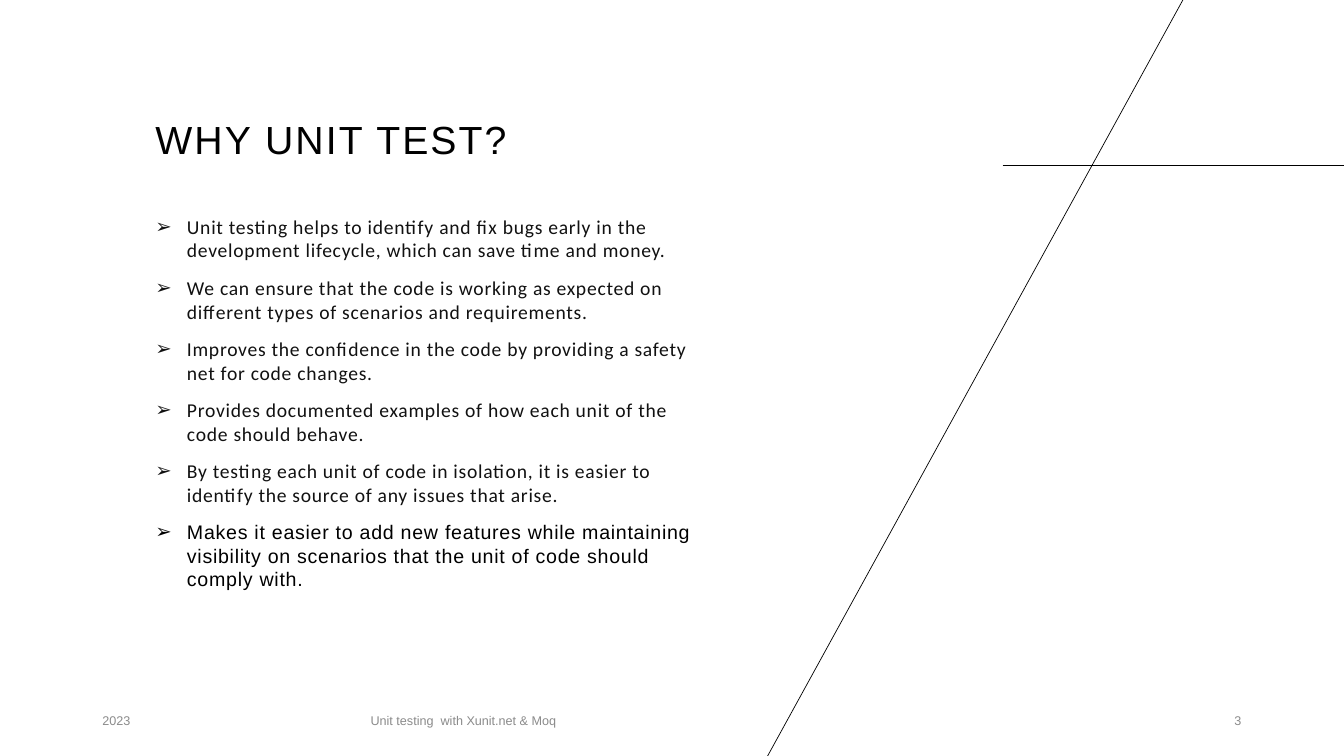
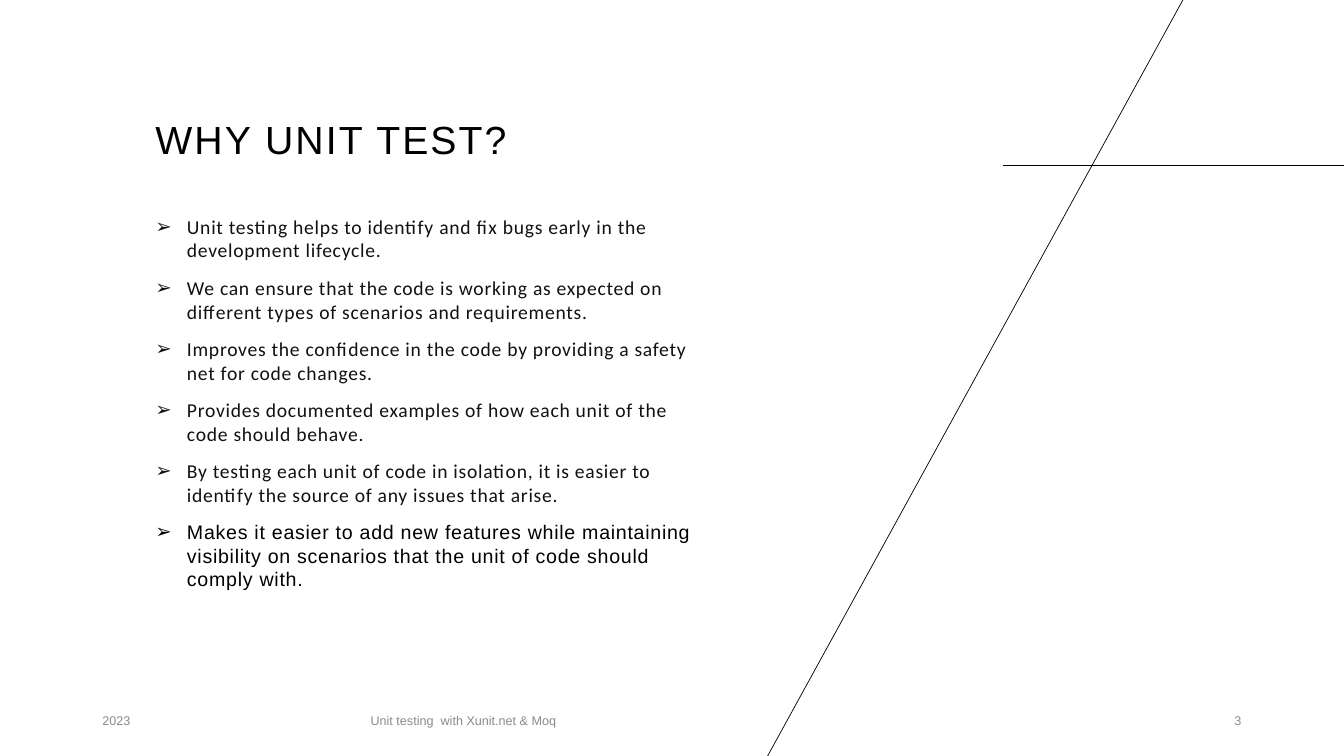
Before and after one commit to rysjones/XUnitPresentation, a slide deck: slide 3 of Presentation/Unit Testing with Xunit - Moq.pptx. Drawn at 1344x756 pixels with LibreOffice and Linux fonts; fonts in the diff are those of the drawing. Boxes give left, top, right and bottom in pixels: in the first picture for what was removed or moved away, otherwise in the second. Text is boxed around its words. In the diff, an @@ line names an element or a change of style, - is before the commit and + after.

```diff
--- a/Presentation/Unit Testing with Xunit - Moq.pptx
+++ b/Presentation/Unit Testing with Xunit - Moq.pptx
@@ text at (x1=187, y1=220, x2=646, y2=260): text changed @@
-➢ Unit testing helps to identify and fix bugs early in the development lifecycle, which can save time and money.
+➢ Unit testing helps to identify and fix bugs early in the development lifecycle.
```
